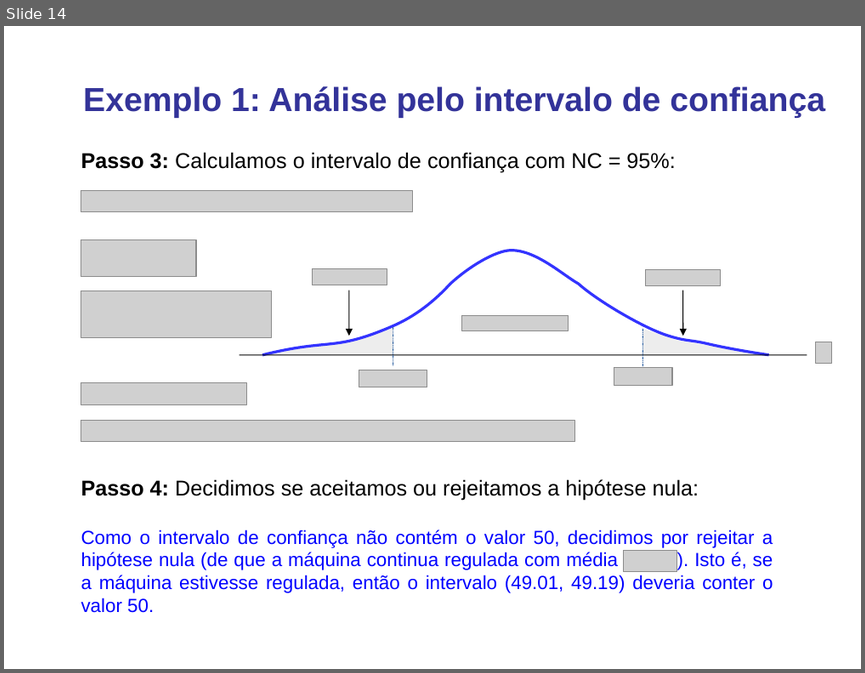
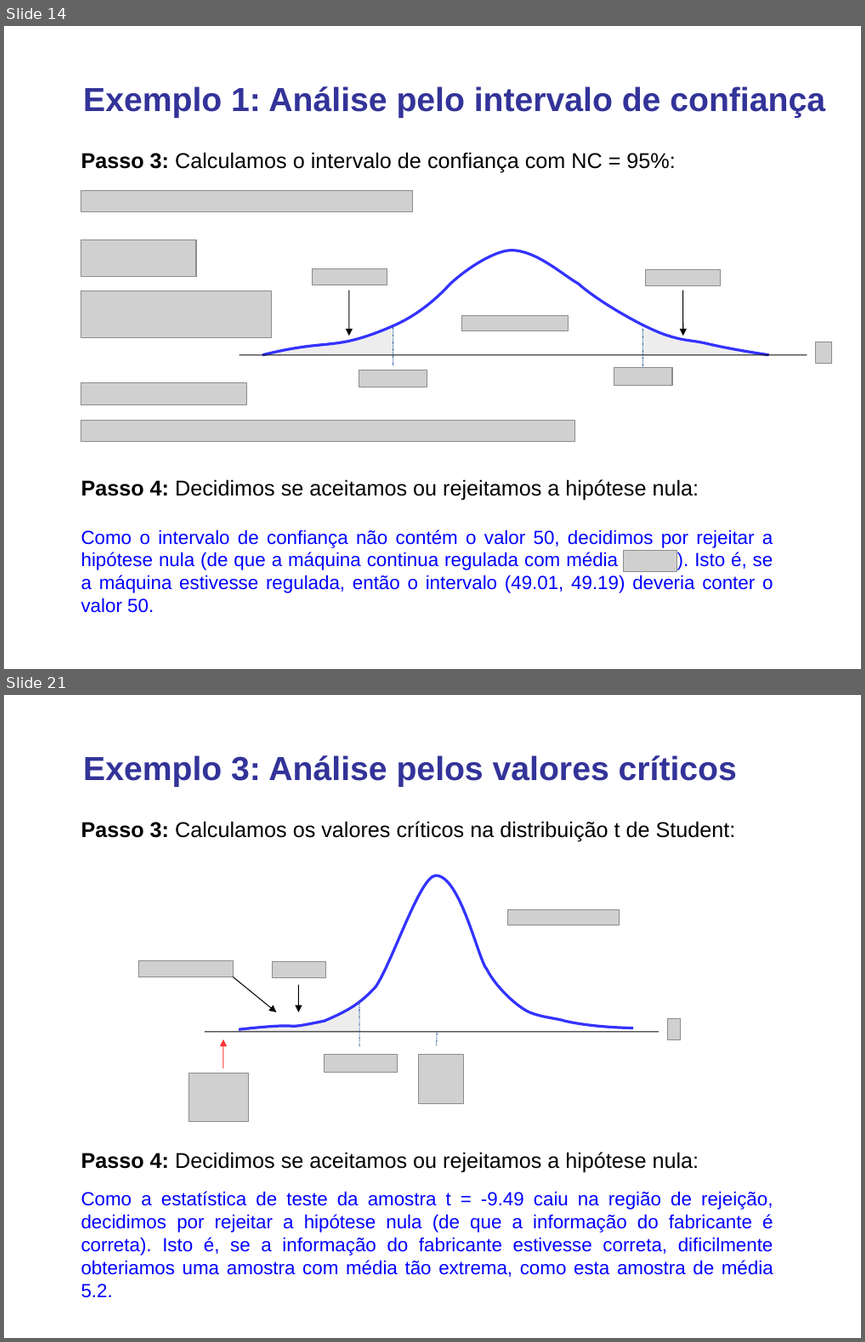
Before and after one commit to lansaviniec/estatistica, a slide deck: 8 teste_de_hipotese.ppt. Shown one above the other, each under a label of ours: slide 14 before the commit, slides 14 and 21 after it; the slides between them are not shown. The pictures are 865x673 and 865x1342 pixels, drawn with LibreOffice and Linux fonts; fonts in the diff are those of the drawing; grey boxes stand for pictures. Boxes give left, top, right and bottom in pixels: in the first picture for what was removed or moved away, otherwise in the second. Text is boxed around its words. In the diff, an @@ line names an element or a change of style, - is before the commit and + after.

```diff
--- a/8 teste_de_hipotese.ppt
+++ b/8 teste_de_hipotese.ppt
@@ slide 21 added at [4,695,861,1338], background #FFFFFF @@
@@ text added at [83,755,737,787], 28 pt, text #333399, bold @@
+Exemplo 3: Análise pelos valores críticos
@@ text added at [81,821,736,841], 18 pt, text #000000 @@
+Passo 3: Calculamos os valores críticos na distribuição t de Student:
@@ group added at [138,875,681,1122]: 7 pictures, 3 lines, 3 arrows, 2 freeform shapes @@
@@ text added at [81,1151,699,1172], 18 pt, text #000000 @@
+Passo 4: Decidimos se aceitamos ou rejeitamos a hipótese nula:
@@ text added at [81,1191,773,1298], 16 pt, text #0000FF @@
+Como a estatística de teste da amostra t = -9.49 caiu na região de rejeição, decidimos por rejeitar a hipótese nula (de que a informação do fabricante é correta). Isto é, se a informação do fabricante estivesse correta, dificilmente obteriamos uma amostra com média tão extrema, como esta amostra de média 5.2.
```
Also in this commit, not shown: 8 slides changed, 11 other slides added, 1 slide removed, 1 other file.
